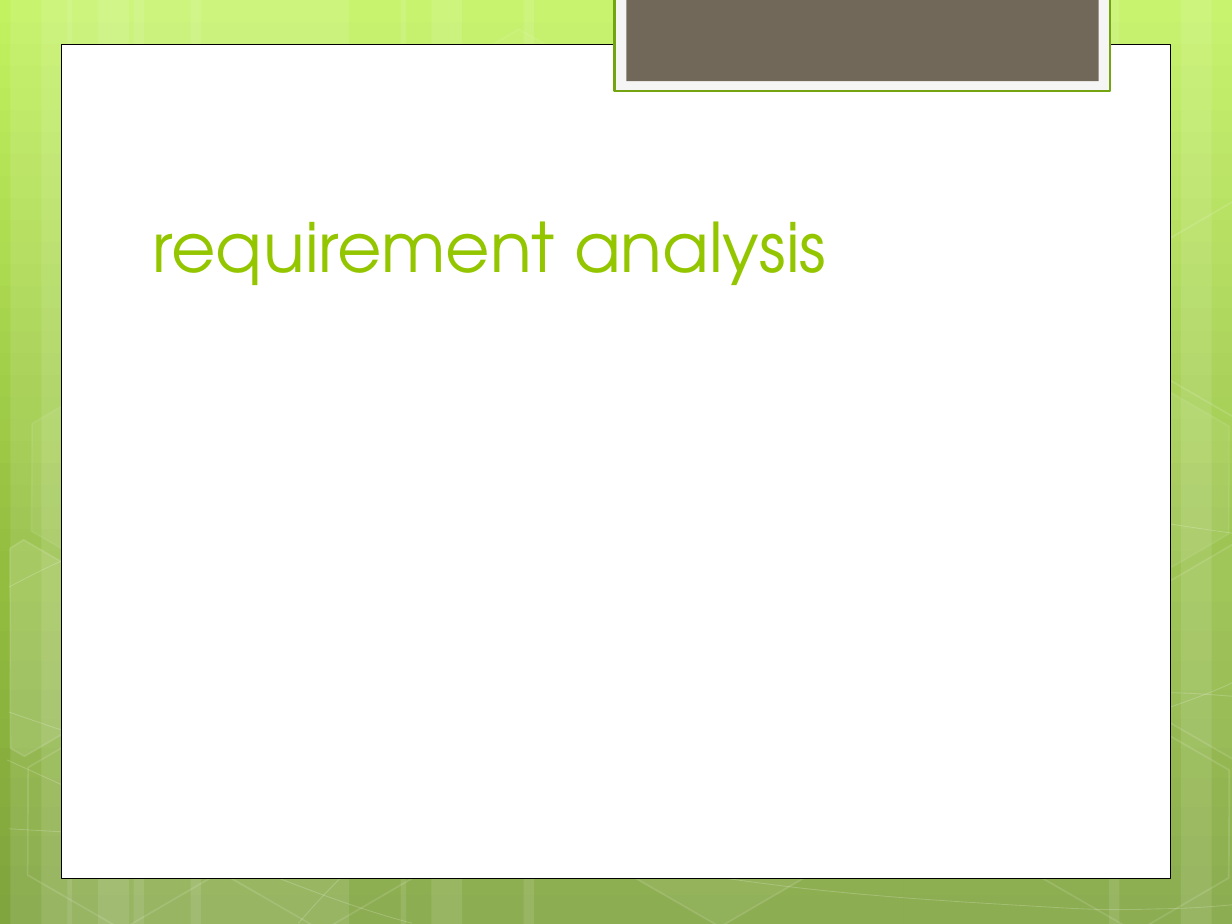
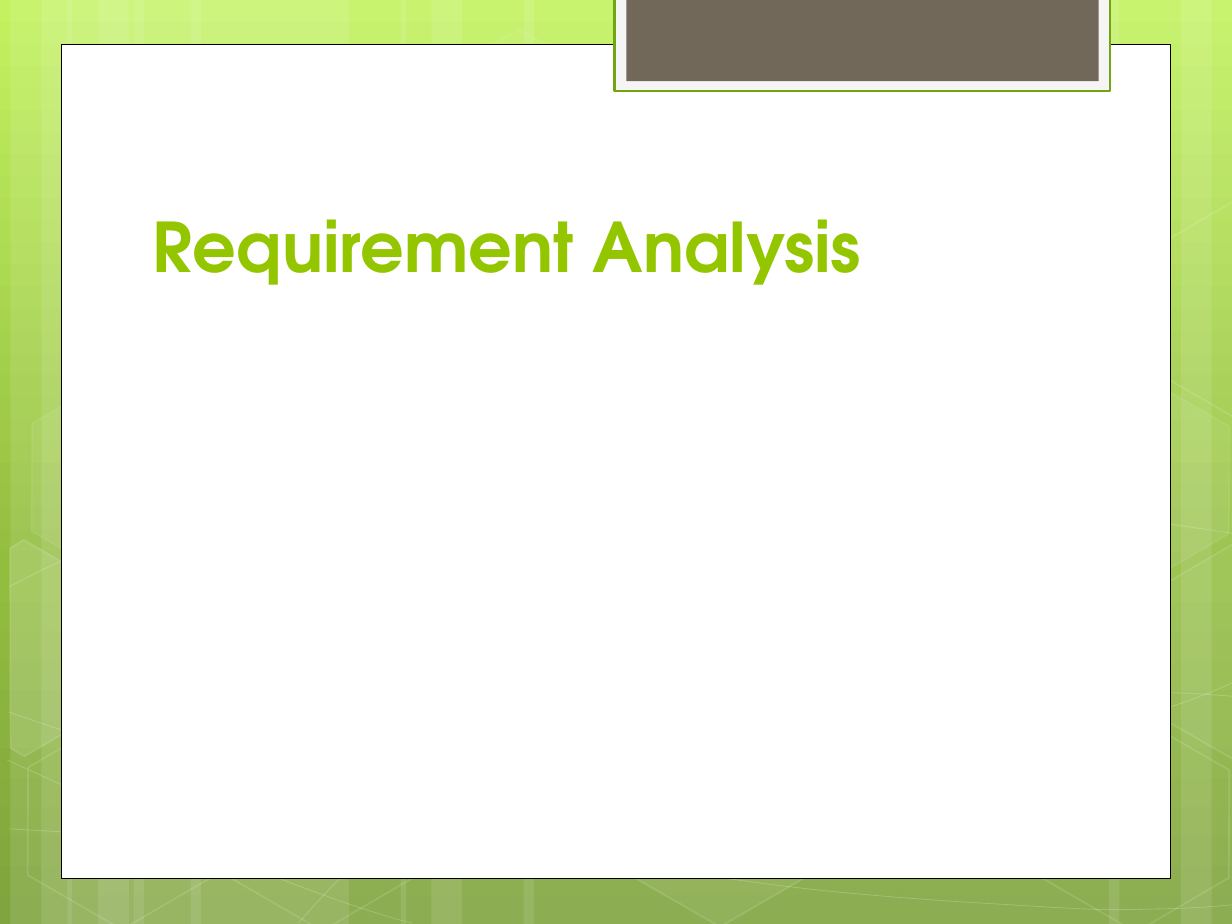
Before and after one commit to suphaphan/CSC440TopDollarDeals, a slide deck: slide 3 of Deliverbles/Inception/Inception_Stage.pptx. Drawn at 1232x924 pixels with LibreOffice and Linux fonts; fonts in the diff are those of the drawing. Boxes give left, top, right and bottom in pixels: in the first picture for what was removed or moved away, otherwise in the second. Text is boxed around its words. In the diff, an @@ line names an element or a change of style, - is before the commit and + after.

```diff
--- a/Deliverbles/Inception/Inception_Stage.pptx
+++ b/Deliverbles/Inception/Inception_Stage.pptx
@@ title at bbox=[153, 219, 861, 285]: text changed; bold on @@
-requirement analysis
+Requirement Analysis
```
Also in this commit, not shown: 3 other slides changed.
